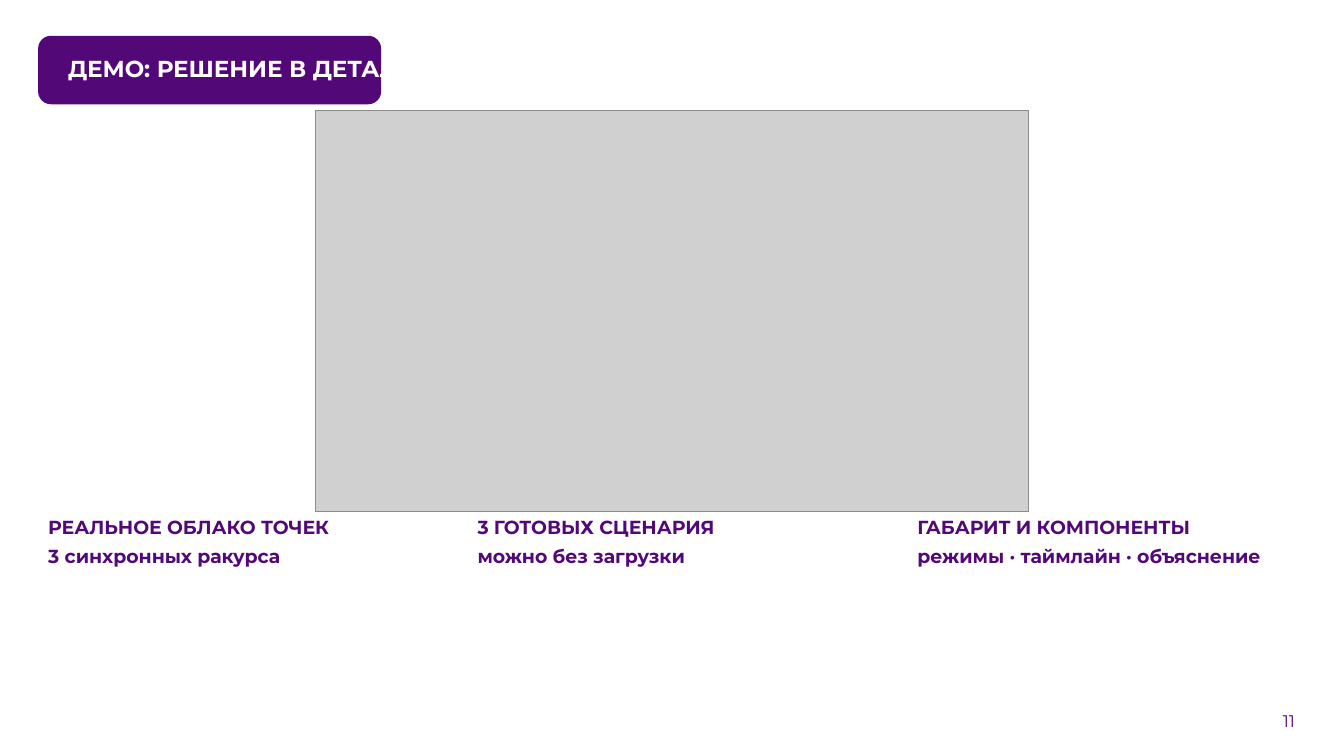
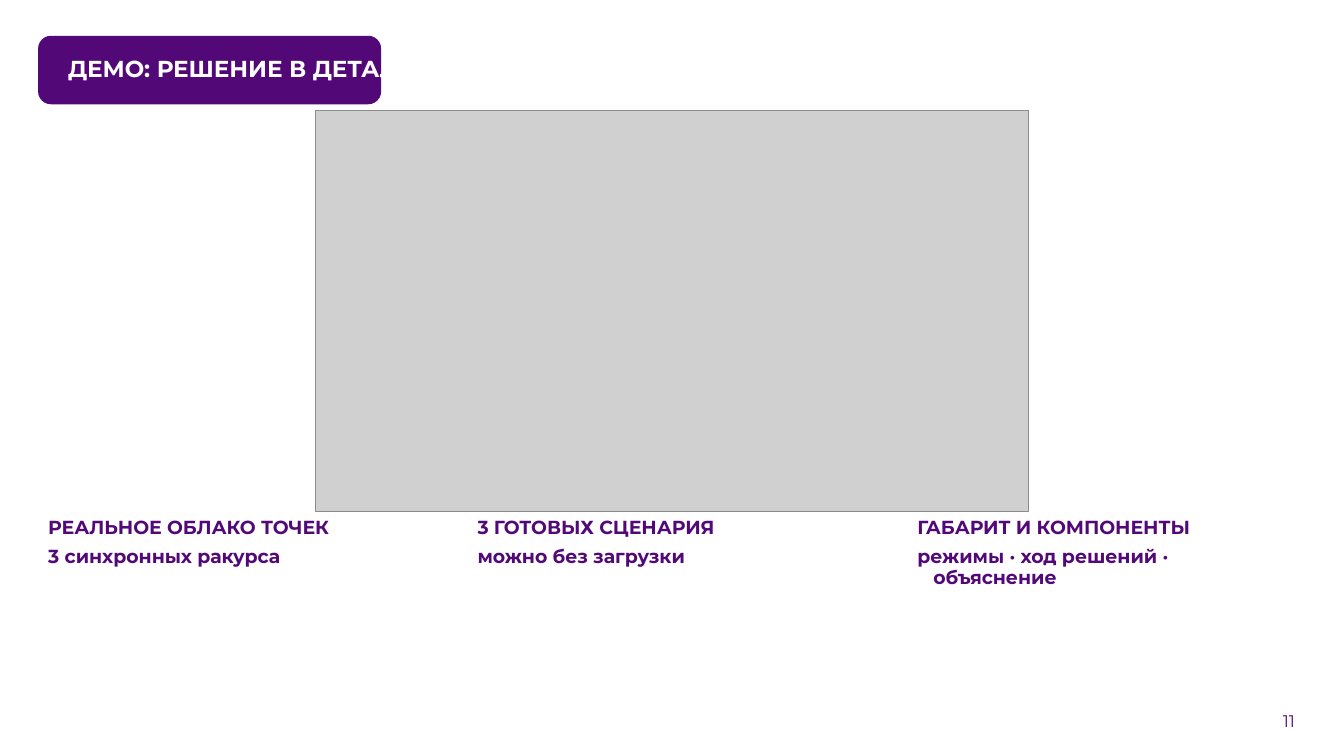
Before and after one commit to KirpaDmitriy/metroguard-lct2026, a slide deck: slide 11 of presentation/MetroGuard_LCT2026_Submission.pptx. Drawn at 1344x756 pixels with LibreOffice and Linux fonts; fonts in the diff are those of the drawing; grey boxes stand for pictures; background and template pictures are left out. Boxes give left, top, right and bottom in pixels: in the first picture for what was removed or moved away, otherwise in the second. Text is boxed around its words. In the diff, an @@ line names an element or a change of style, - is before the commit and + after.

```diff
--- a/presentation/MetroGuard_LCT2026_Submission.pptx
+++ b/presentation/MetroGuard_LCT2026_Submission.pptx
@@ text at bbox=[917, 548, 1157, 585]: text changed @@
-режимы · таймлайн · объяснение
+режимы · ход решений · объяснение
```
Also in this commit, not shown: 8 other slides changed, 1 slide added, 2 slides removed.
